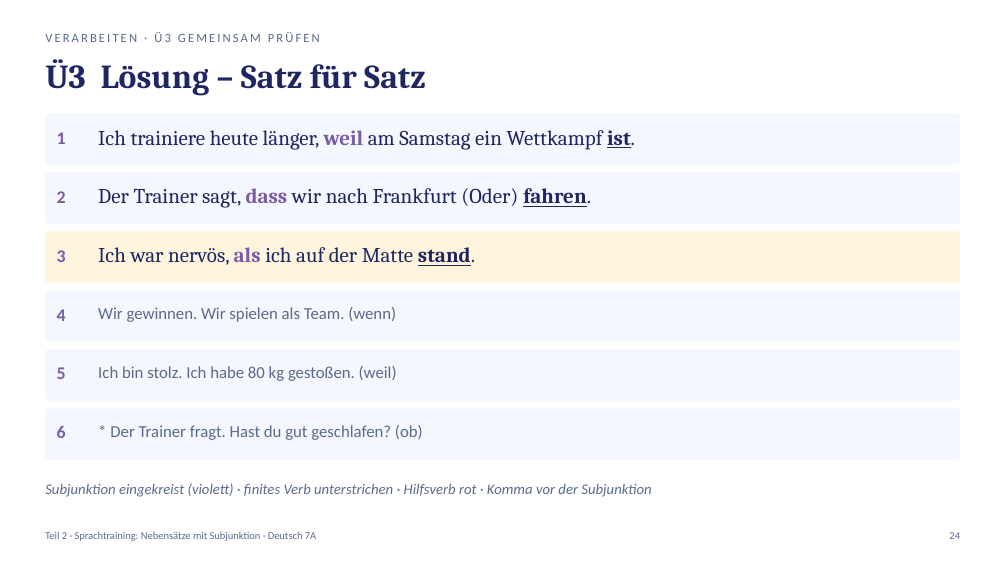
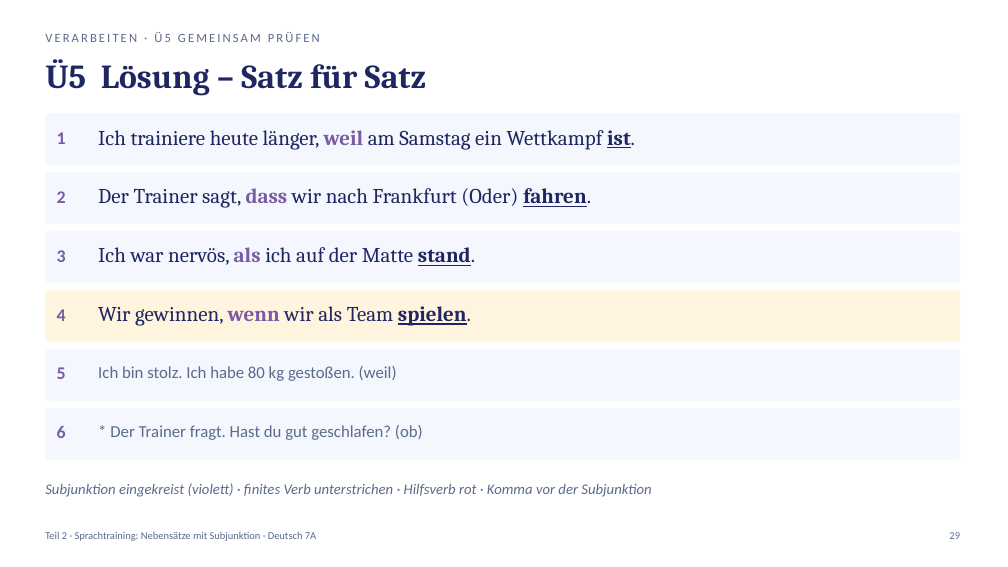
Before and after one commit to golzkonstantin-gif/Schule, a slide deck: slide 29 of Deutsch_7A/Balladen/Woche2/Mittwoch_04-11_Deutsch_7A.pptx (slide 24 before the commit). Drawn at 1008x567 pixels with LibreOffice and Linux fonts; fonts in the diff are those of the drawing. Boxes give left, top, right and bottom in pixels: in the first picture for what was removed or moved away, otherwise in the second. Text is boxed around its words. In the diff, an @@ line names an element or a change of style, - is before the commit and + after.

```diff
--- a/Deutsch_7A/Balladen/Woche2/Mittwoch_04-11_Deutsch_7A.pptx
+++ b/Deutsch_7A/Balladen/Woche2/Mittwoch_04-11_Deutsch_7A.pptx
@@ text at bbox=[45, 59, 427, 96]: text changed @@
-Ü3 Lösung – Satz für Satz
+Ü5 Lösung – Satz für Satz
@@ text at bbox=[45, 32, 320, 42]: text changed @@
-VERARBEITEN · Ü3 GEMEINSAM PRÜFEN
+VERARBEITEN · Ü5 GEMEINSAM PRÜFEN
@@ rounded rectangle at bbox=[45, 231, 960, 283]: fill #FFF4DE to #F4F7FD @@
@@ rounded rectangle at bbox=[45, 290, 960, 342]: fill #F4F7FD to #FFF4DE @@
@@ text at bbox=[98, 306, 471, 326]: text changed; size 16 to 20 pt; font Calibri to Cambria; text colour #5B6B8C to #1E2761 @@
-Wir gewinnen. Wir spielen als Team. (wenn)
+Wir gewinnen, wenn wir als Team spielen.
```
Also in this commit, not shown: 25 other slides changed, 4 slides added, 2 slides removed, 24 other files.
